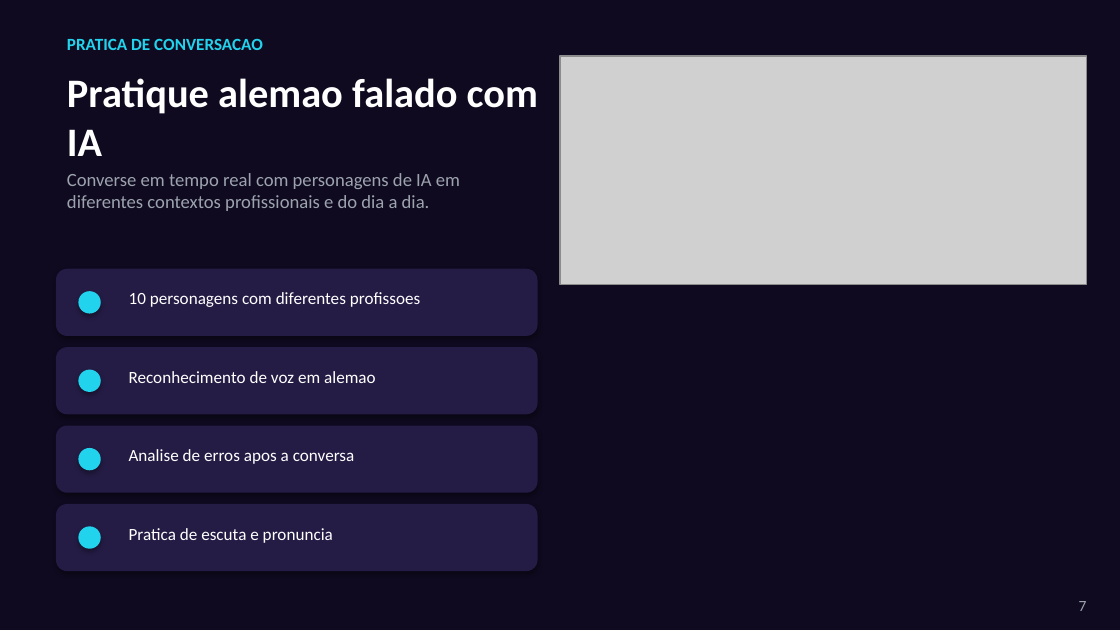
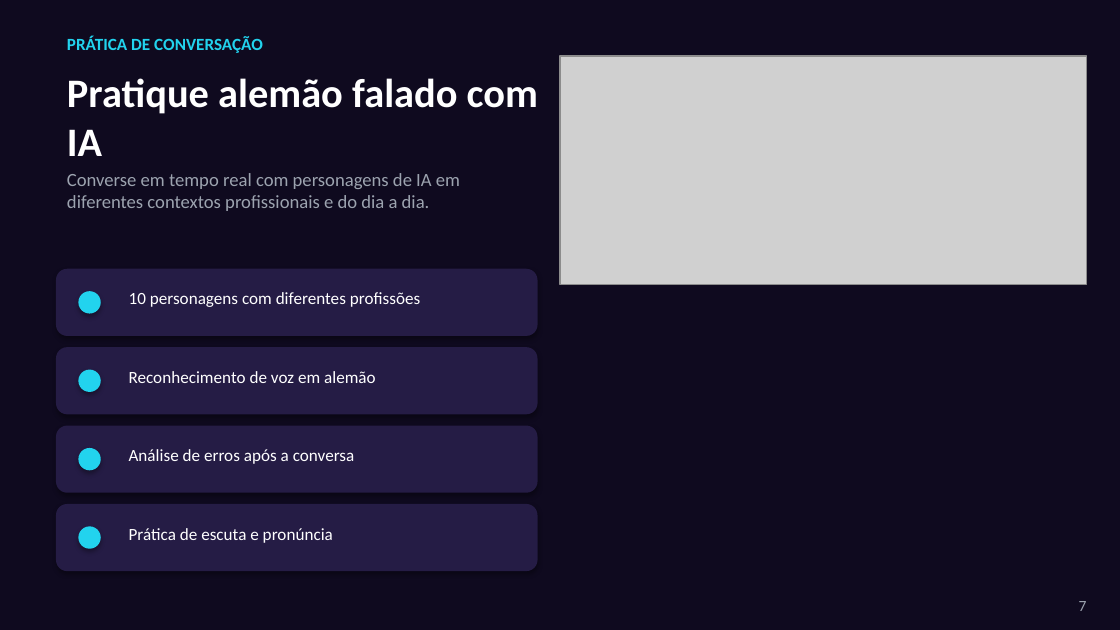
Before and after one commit to ImmoNeural/Correctmemycleverbot, a slide deck: slide 7 of CorrectMe_Apresentacao.pptx. Drawn at 1120x630 pixels with LibreOffice and Linux fonts; fonts in the diff are those of the drawing; grey boxes stand for pictures. Boxes give left, top, right and bottom in pixels: in the first picture for what was removed or moved away, otherwise in the second. Text is boxed around its words. In the diff, an @@ line names an element or a change of style, - is before the commit and + after.

```diff
--- a/CorrectMe_Apresentacao.pptx
+++ b/CorrectMe_Apresentacao.pptx
@@ text at [67, 36, 263, 53]: text changed @@
-PRATICA DE CONVERSACAO
+PRÁTICA DE CONVERSAÇÃO
@@ text at [67, 78, 538, 156]: text changed @@
-Pratique alemao falado com IA
+Pratique alemão falado com IA
@@ text at [129, 292, 420, 307]: text changed @@
-10 personagens com diferentes profissoes
+10 personagens com diferentes profissões
@@ text at [129, 371, 376, 383]: text changed @@
-Reconhecimento de voz em alemao
+Reconhecimento de voz em alemão
@@ text at [129, 449, 355, 464]: text changed @@
-Analise de erros apos a conversa
+Análise de erros após a conversa
@@ text at [129, 528, 333, 543]: text changed @@
-Pratica de escuta e pronuncia
+Prática de escuta e pronúncia
```
Also in this commit, not shown: 14 other slides changed, 1 other file.
